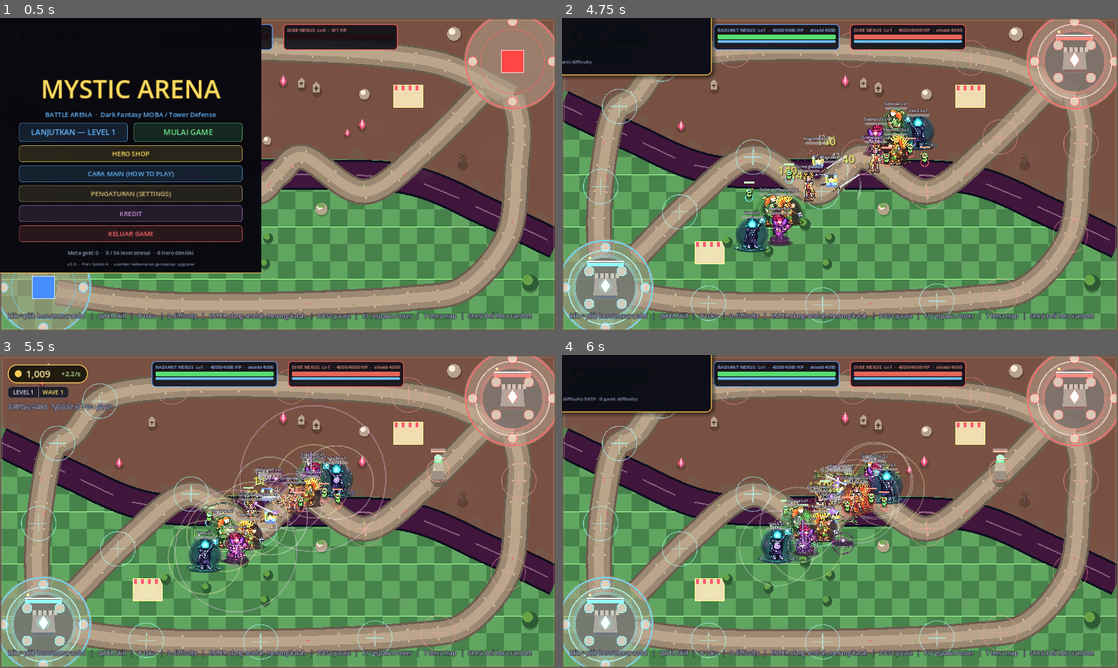
Above: before the commit, frames 1-4 (two rows, left to right).
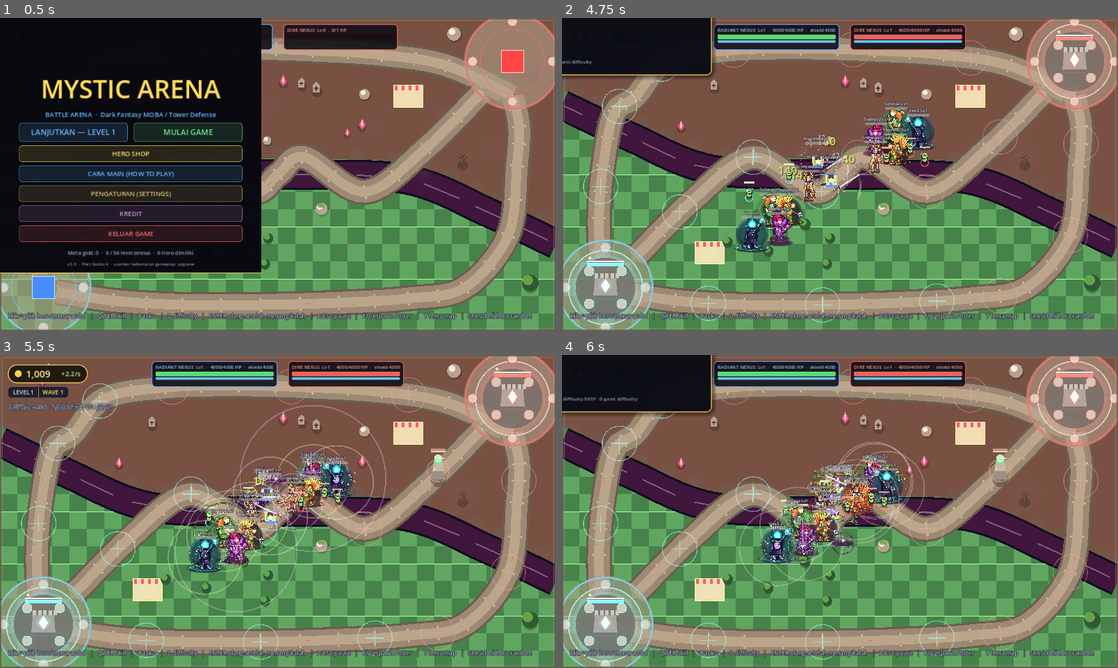
Above: after the commit, the same moments.

Repository: dharmawantoxi/mystic-arena
Game: Godot game, scene res://scenes/main.tscn
Two runs of this game, one before a commit and one after it. Both use one fixed random seed, a clock stepped at 60 frames per second and the inputs below.
Inputs (mouse positions are in pixels of both pictures, inside the frame that each line leads up to):
- Up to frame 1 (0.5 s): no input
- Up to frame 2 (4.75 s): click "LANJUTKAN — LEVEL 1" at 0.5 s; tap Enter (restart_match) at 1.25 s; move the mouse to (962, 158) at 1.27 s; hold D (cycle_difficulty) 1.28-2 s; click (962, 158) at 1.42 s; tap B (toggle_shop) at 1.52, 4.52 s; drag from (728, 190) to (812, 237) at 2.02 s; move the mouse to (895, 105) at 2.77 s; tap F at 2.85 s; click (895, 105) at 2.92 s; drag from (812, 237) to (673, 127) at 3.52 s; move the mouse to (1006, 221) at 4.27 s; tap Keypad Enter at 4.35 s; click (1006, 221) at 4.42 s
- Up to frame 3 (5.5 s): drag from (111, 464) to (194, 433) at 5.02 s
- Up to frame 4 (6 s): move the mouse to (867, 511) at 5.77 s; hold D (cycle_difficulty) from 5.78 s (still down); click (867, 511) at 5.92 s

Frame 1 is identical in both runs. In frame 2, less than 0.1% of the frame differs, in the area x 42-52%, y 37-58%; in frame 3, 0.1%, in the area x 34-64%, y 32-70%; in frame 4, less than 0.1%.

Commit message:
refactor(godot): semua partikel pakai CPUParticles2D + linter properti partikel
Lanjutan fix SkillProjectile: node partikel yang tersisa (Hero HitParticles/
SkillParticles, Boss Aura, Kaizen WindParticles) dikonversi dari
GPUParticles2D ke CPUParticles2D — alasan sama dengan partikel cuaca
ArenaMap.gd: GPUParticles butuh shader/compute partikel yang di renderer
Compatibility (Android/GLES) di-fallback, sedangkan jumlah partikelnya kecil
(12-32 burst, 24 aura, 14 wind) sehingga CPU lebih murah.

Pemetaan properti: process_material -> properti node; Vector3 -> Vector2
(direction, gravity); scale_min/max -> scale_amount_min/max. Nilai emisi
dipertahankan persis, jadi visualnya sama.

Bonus:
- Hero.play_skill_fx sekarang menyetel warna partikel TIAP cast; sebelumnya
  dijaga 'if process_material == null' sehingga Q/W/E/R selalu memakai warna
  cast pertama.
- HitParticles yang dulu process_material = null (tidak pernah bergerak)
  kini punya parameter burst radial sungguhan.
- godot/tools/particles_lint.py: cek statis .gd/.tscn untuk properti CPU/GPU
  particles yang tertukar (termasuk Vector3 di node CPU) supaya error runtime
  'Invalid assignment of property process_material' tidak terulang.

Verifikasi: particles_lint OK (51 berkas), tscn_lint OK (14 scene),
check_refs OK, gdparse seluruh .gd OK.

Co-authored-by: arena-agent <297053741+arena-agent@users.noreply.github.com>

Diff:
--- a/godot/scenes/boss/Boss.gd
+++ b/godot/scenes/boss/Boss.gd
@@ -44,7 +44,7 @@
 @onready var visual: Node2D = $Visual
 @onready var sprite: AnimatedSprite2D = $Visual/AnimatedSprite2D
 @onready var shadow: Polygon2D = $Shadow
-@onready var aura: GPUParticles2D = $FX/Aura
+@onready var aura: CPUParticles2D = $FX/Aura # CPU: aman di Android/GLES
 @onready var hp_bar: ProgressBar = $UI/HPBar
 @onready var name_label: Label = $UI/NameLabel
 
--- a/godot/scenes/boss/Boss.tscn
+++ b/godot/scenes/boss/Boss.tscn
@@ -1,22 +1,10 @@
-[gd_scene load_steps=5 format=3 uid="uid://boss_mystic"]
+[gd_scene load_steps=4 format=3 uid="uid://boss_mystic"]
 
 [ext_resource type="Script" path="res://scenes/boss/Boss.gd" id="1"]
 
 [sub_resource type="CapsuleShape2D" id="CapsuleShape2D_boss"]
 radius = 26.0
 height = 66.0
-
-[sub_resource type="ParticleProcessMaterial" id="ParticleProcessMaterial_aura"]
-lifetime_randomness = 0.35
-emission_shape = 1
-emission_sphere_radius = 26.0
-direction = Vector3(0, -1, 0)
-spread = 55.0
-initial_velocity_min = 12.0
-initial_velocity_max = 34.0
-gravity = Vector3(0, -8, 0)
-scale_min = 0.35
-scale_max = 1.0
 
 [sub_resource type="StyleBoxFlat" id="StyleBoxFlat_boss_fill"]
 bg_color = Color(0.95, 0.28, 0.24, 1)
@@ -41,11 +29,25 @@
 
 [node name="FX" type="Node2D" parent="."]
 
-[node name="Aura" type="GPUParticles2D" parent="FX"]
+; Aura CPUParticles2D (bukan GPU): GPUParticles butuh compute/shader partikel
+; yang di renderer Compatibility Android/GLES di-fallback, sama alasannya
+; dengan partikel cuaca ArenaMap.gd. Untuk 24 partikel CPU lebih murah
+; daripada satu draw pass shader. Parameter emisi = properti node langsung
+; (Vector2 + scale_amount_*), BUKAN ParticleProcessMaterial.
+[node name="Aura" type="CPUParticles2D" parent="FX"]
 emitting = true
 amount = 24
 lifetime = 1.2
-process_material = SubResource("ParticleProcessMaterial_aura")
+lifetime_randomness = 0.35
+emission_shape = 1
+emission_sphere_radius = 26.0
+direction = Vector2(0, -1)
+spread = 55.0
+initial_velocity_min = 12.0
+initial_velocity_max = 34.0
+gravity = Vector2(0, -8)
+scale_amount_min = 0.35
+scale_amount_max = 1.0
 
 [node name="UI" type="CanvasGroup" parent="."]
 
--- a/godot/scenes/hero/Hero.gd
+++ b/godot/scenes/hero/Hero.gd
@@ -101,8 +101,10 @@
 @onready var shadow: Node2D = $Shadow # Polygon2D ellipse (0 asset)
 @onready var hp_bar: ProgressBar = $UI/HPBar
 @onready var name_label: Label = $UI/NameLabel
-@onready var hit_particles: GPUParticles2D = $FX/HitParticles
-@onready var skill_particles: GPUParticles2D = $FX/SkillParticles
+# CPUParticles2D (bukan GPU) — lihat catatan di Hero.tscn: aman di
+# Compatibility renderer Android/GLES dan tidak butuh shader partikel.
+@onready var hit_particles: CPUParticles2D = $FX/HitParticles
+@onready var skill_particles: CPUParticles2D = $FX/SkillParticles
 @onready var anim_player: AnimationPlayer = $AnimationPlayer
 
 var silhouette = null
@@ -653,7 +655,7 @@
 	return ok
 
 
-## FX skill: ring memancar + partikel (material dibuat runtime kalau .tscn kosong)
+## FX skill: ring memancar + burst CPUParticles2D (warna mengikuti tombol)
 func play_skill_fx(key: String) -> void:
 	var col := Color(1.0, 0.85, 0.4)
 	match key:
@@ -670,17 +672,18 @@
 	tw.tween_property(self, "_ring_alpha", 0.0, 0.34)
 	var particles := skill_particles
 	if particles != null:
-		if particles.process_material == null:
-			var mat := ParticleProcessMaterial.new()
-			mat.direction = Vector3(0, -1, 0)
-			mat.spread = 180.0
-			mat.initial_velocity_min = 40.0
-			mat.initial_velocity_max = 120.0
-			mat.gravity = Vector3.ZERO
-			mat.scale_min = 1.2
-			mat.scale_max = 2.6
-			mat.color = col
-			particles.process_material = mat
+		# CPUParticles2D: parameter emisi = properti node (tidak ada
+		# process_material). Diset ULANG tiap cast, bukan sekali saja,
+		# supaya warna partikel ikut warna skill — dulu `if process_material
+		# == null` bikin Q/W/E/R semua memakai warna cast pertama.
+		particles.direction = Vector2(0, -1)
+		particles.spread = 180.0
+		particles.initial_velocity_min = 40.0
+		particles.initial_velocity_max = 120.0
+		particles.gravity = Vector2.ZERO
+		particles.scale_amount_min = 1.2
+		particles.scale_amount_max = 2.6
+		particles.color = col
 		particles.amount = 36 if key == "r" else 20
 		particles.restart()
 		particles.emitting = true
--- a/godot/scenes/hero/Hero.tscn
+++ b/godot/scenes/hero/Hero.tscn
@@ -70,20 +70,41 @@
 
 [node name="FX" type="Node2D" parent="."]
 
-[node name="HitParticles" type="GPUParticles2D" parent="FX"]
+; Partikel hero memakai CPUParticles2D, bukan GPUParticles2D: GPUParticles
+; butuh compute/shader partikel yang di renderer Compatibility (Android/GLES)
+; di-fallback — alasan yang sama dengan partikel cuaca ArenaMap.gd:128-140.
+; Untuk burst kecil (12-32 partikel, one_shot) CPU justru lebih murah karena
+; tidak ada kompilasi shader saat hero pertama kali kena pukul / cast skill.
+; CATATAN: node CPU TIDAK punya `process_material`; parameter emisi diset
+; langsung di sini — direction/gravity Vector2 dan scale_amount_min/max.
+[node name="HitParticles" type="CPUParticles2D" parent="FX"]
 emitting = false
 amount = 12
 lifetime = 0.35
 one_shot = true
 explosiveness = 0.9
-process_material = null
-; Di editor: assign ParticleProcessMaterial dengan scale + velocity radial
+direction = Vector2(0, -1)
+spread = 180.0
+initial_velocity_min = 50.0
+initial_velocity_max = 130.0
+gravity = Vector2(0, 0)
+scale_amount_min = 1.0
+scale_amount_max = 2.2
+color = Color(1, 0.72, 0.55, 0.9)
 
-[node name="SkillParticles" type="GPUParticles2D" parent="FX"]
+[node name="SkillParticles" type="CPUParticles2D" parent="FX"]
 emitting = false
 amount = 32
 lifetime = 0.6
 one_shot = true
+explosiveness = 1.0
+direction = Vector2(0, -1)
+spread = 180.0
+initial_velocity_min = 40.0
+initial_velocity_max = 120.0
+gravity = Vector2(0, 0)
+scale_amount_min = 1.2
+scale_amount_max = 2.6
 
 [node name="AnimationPlayer" type="AnimationPlayer" parent="."]
 ; autoplay sengaja tidak diset: Hero.gd membuat library
--- a/godot/scenes/hero/kaizen/KaizenSkeleton.tscn
+++ b/godot/scenes/hero/kaizen/KaizenSkeleton.tscn
@@ -15,16 +15,6 @@
 [sub_resource type="Gradient" id="Gradient_wind"]
 offsets = PackedFloat32Array(0, 0.45, 1)
 colors = PackedColorArray(0.878431, 0.933333, 1, 0, 0.439216, 0.698039, 0.901961, 0.55, 0.439216, 0.698039, 0.901961, 0)
-
-[sub_resource type="ParticleProcessMaterial" id="ParticleProcessMaterial_wind"]
-direction = Vector3(1, -0.2, 0)
-spread = 14.0
-initial_velocity_min = 18.0
-initial_velocity_max = 34.0
-gravity = Vector3(0, 0, 0)
-scale_min = 1.0
-scale_max = 2.2
-color = Color(0.68, 0.85, 1, 0.42)
 
 [node name="KaizenSkeleton" type="Node2D" groups=["kaizen_skeleton"]]
 script = ExtResource("1_kaizen")
@@ -353,8 +343,18 @@
 polygon = PackedVector2Array(-7, -2, 5, -2, 5, 3, -7, 3)
 z_index = 0
 
-[node name="WindParticles" type="GPUParticles2D" parent="."]
+; 14 partikel angin -> CPUParticles2D (lihat catatan ArenaMap.gd:128-140):
+; aman di Android/GLES, tanpa shader partikel. direction/gravity Vector2,
+; skala scale_amount_min/max — CPUParticles2D tidak punya process_material.
+[node name="WindParticles" type="CPUParticles2D" parent="."]
 emitting = true
 amount = 14
 lifetime = 0.9
-process_material = SubResource("ParticleProcessMaterial_wind")
+direction = Vector2(1, -0.2)
+spread = 14.0
+initial_velocity_min = 18.0
+initial_velocity_max = 34.0
+gravity = Vector2(0, 0)
+scale_amount_min = 1.0
+scale_amount_max = 2.2
+color = Color(0.68, 0.85, 1, 0.42)
Not shown: 1 places in godot/scenes/hero/kaizen/KaizenSkeleton.tscn that only renumber resources
Not shown, changed: docs/GODOT_MIGRATION.md
Not shown, changed: godot/README.md
Not shown, added: godot/tools/particles_lint.py
